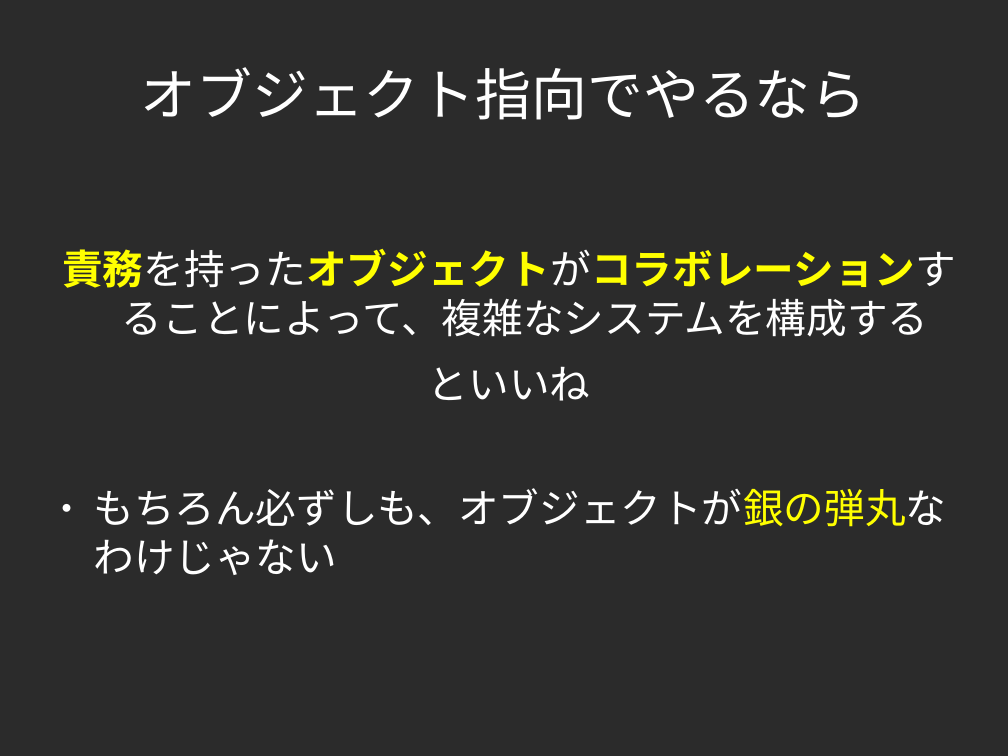
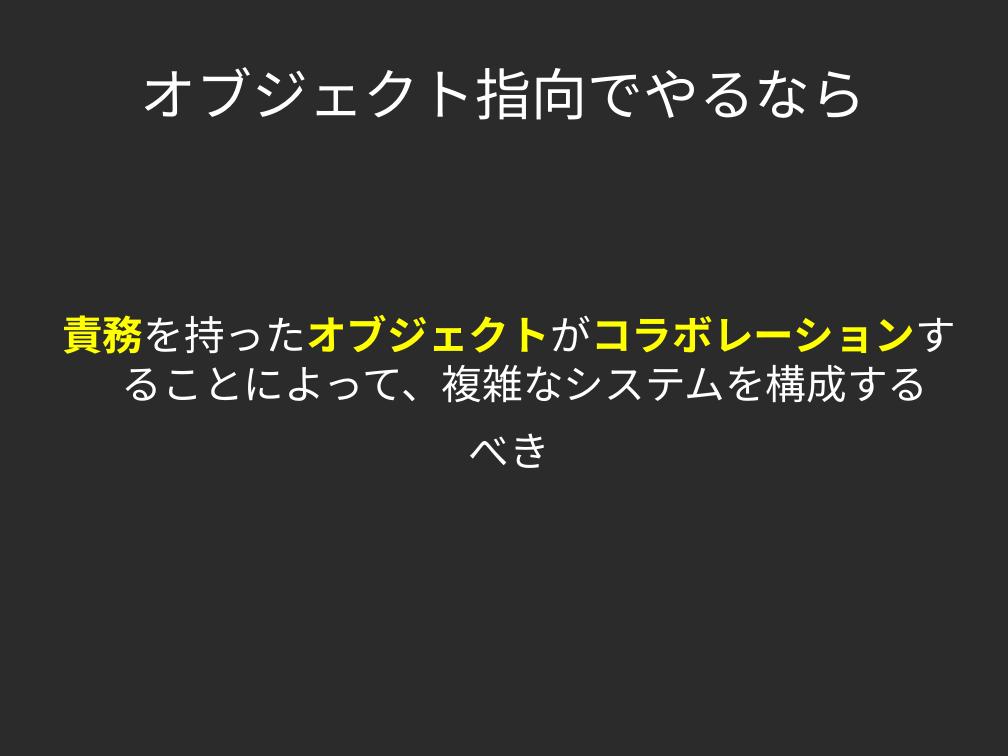
Before and after one commit to yojik/yojik-lib, a slide deck: slide 8 of 2009devsumi/oo_exercise/doc/devsum.odp (slide 7 before the commit). Drawn at 1008x756 pixels with LibreOffice and Linux fonts; fonts in the diff are those of the drawing; background and template pictures are left out; a plain dark background stands for a picture behind light text. Boxes give left, top, right and bottom in pixels: in the first picture for what was removed or moved away, otherwise in the second. Text is boxed around its words. In the diff, an @@ line names an element or a change of style, - is before the commit and + after.

```diff
--- a/2009devsumi/oo_exercise/doc/devsum.odp
+++ b/2009devsumi/oo_exercise/doc/devsum.odp
@@ text at [469,433,550,468]: text changed @@
-といいね
-● もちろん必ずしも、オブジェクトが銀の弾丸なわけじゃない
+べき
```
Also in this commit, not shown: 16 other slides changed, 4 slides added, 1 slide removed.
